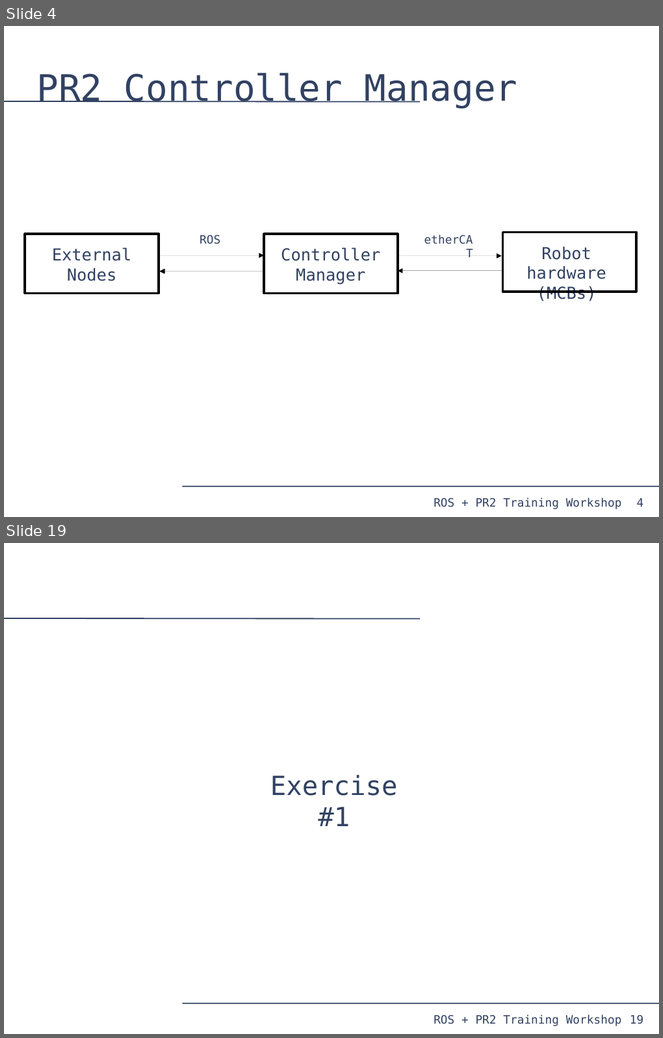
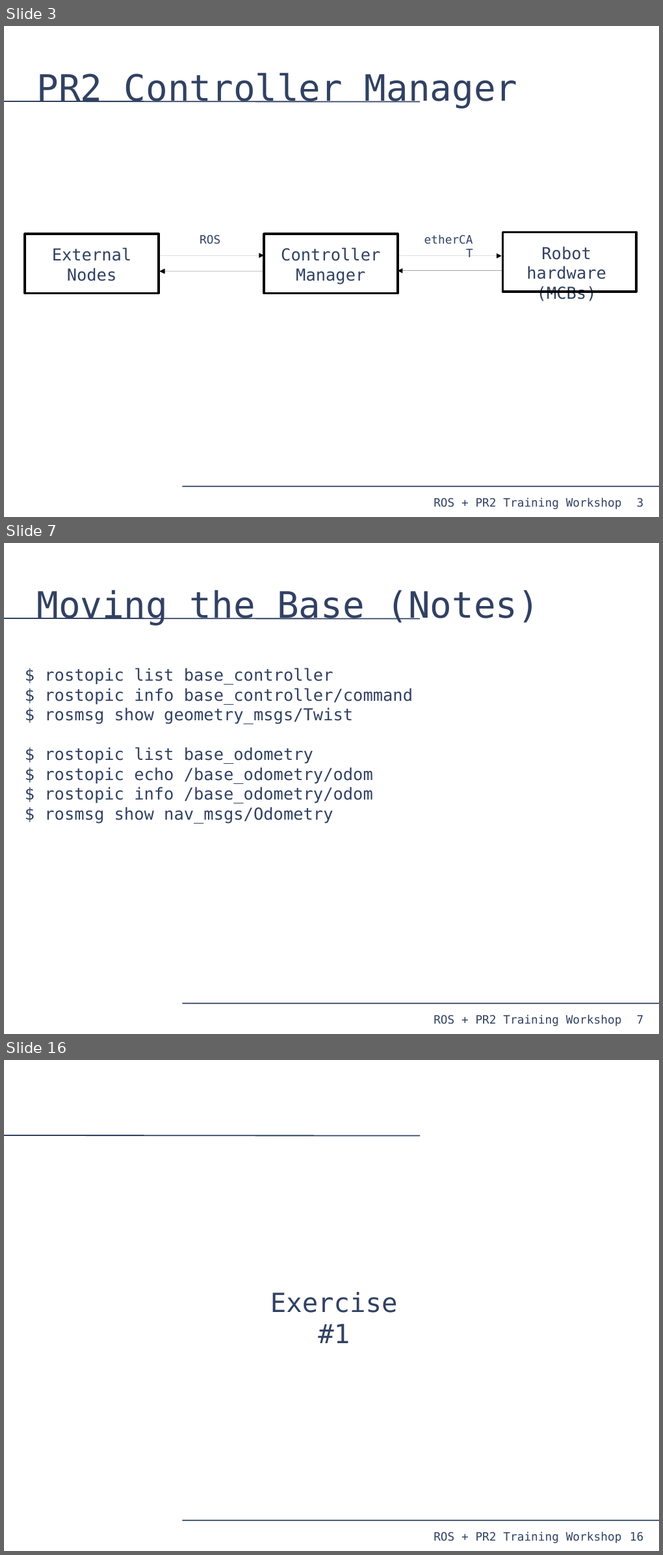
Before and after one commit to PR2/pr2_docs, a slide deck: pr2_training_workshop/moving_mechanism/slides.odp. Shown one above the other, each under a label of ours: slides 4 and 19 before the commit, slides 3, 7 and 16 after it; the slides between them are not shown. The pictures are 663x1038 and 663x1555 pixels, drawn with LibreOffice and Linux fonts; fonts in the diff are those of the drawing. Boxes give left, top, right and bottom in pixels: in the first picture for what was removed or moved away, otherwise in the second. Text is boxed around its words. In the diff, an @@ line names an element or a change of style, - is before the commit and + after.

Commit message:
Presentation stripped to be a demonstration, finished up to trajectory/arm control.

```diff
--- a/pr2_training_workshop/moving_mechanism/slides.odp
+++ b/pr2_training_workshop/moving_mechanism/slides.odp
@@ slide 7 added at box(4, 543, 659, 1034), background #FFFFFF; not listed: 4 template elements that a slide beside it also shows @@
@@ title added at box(36, 590, 540, 626), 44 pt, text #314162 @@
+Moving the Base (Notes)
@@ text added at box(44, 668, 413, 824), 20 pt, text #314162 @@
+$ rostopic list base_controller
+$ rostopic info base_controller/command
+$ rosmsg show geometry_msgs/Twist
+$ rostopic list base_odometry
+$ rostopic echo /base_odometry/odom
+$ rostopic info /base_odometry/odom
+$ rosmsg show nav_msgs/Odometry
@@ what was slide 4 is now slide 3 @@
@@ page number at box(637, 499, 644, 508): text changed @@
-4
+3
@@ what was slide 19 is now slide 16 @@
@@ page number at box(630, 1533, 644, 1542): text changed @@
-19
+16
```
Also in this commit, not shown: 1 slide changed, 11 other slides added, 14 slides removed, 7 other files.
